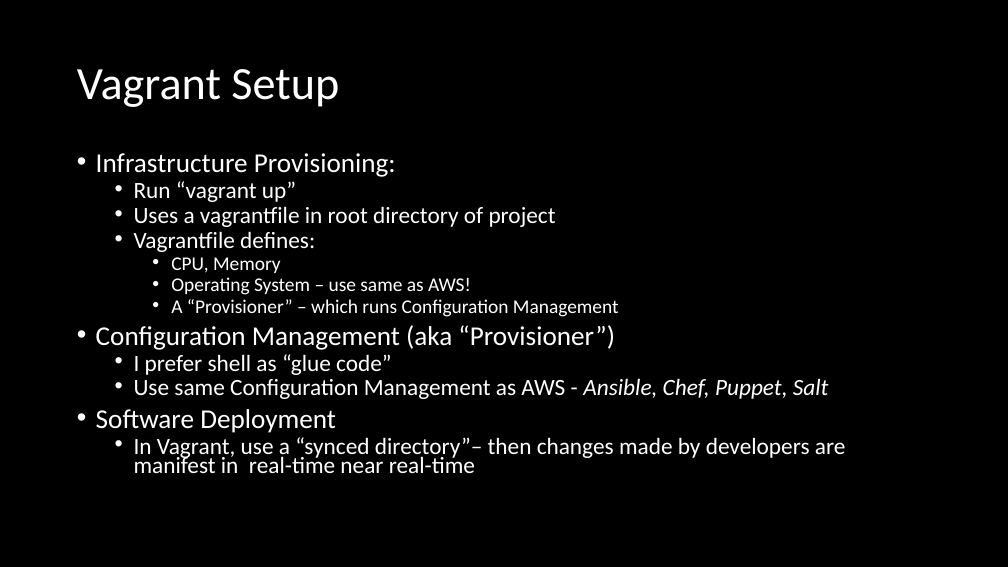
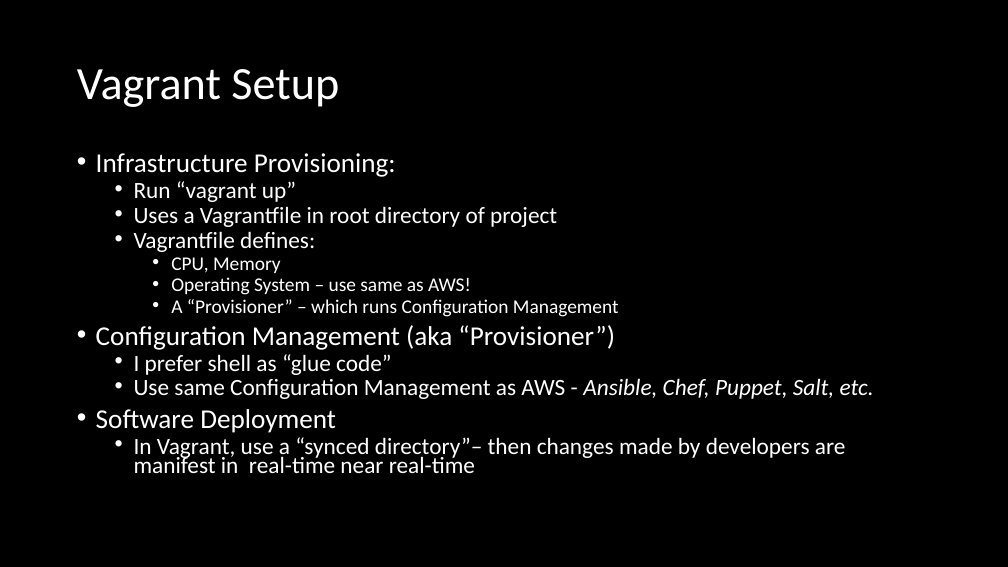
Before and after one commit to colinbjohnson/vagrant-aws-flow, a slide deck: slide 17 of docs/vagrant-to-aws-flow.pptx. Drawn at 1008x567 pixels with LibreOffice and Linux fonts; fonts in the diff are those of the drawing. Boxes give left, top, right and bottom in pixels: in the first picture for what was removed or moved away, otherwise in the second. Text is boxed around its words. In the diff, an @@ line names an element or a change of style, - is before the commit and + after.

Commit message:
quick updates to Vagrant to AWS Flow Document

```diff
--- a/docs/vagrant-to-aws-flow.pptx
+++ b/docs/vagrant-to-aws-flow.pptx
@@ text at bbox=[134, 206, 557, 227]: text changed @@
-  • Uses a vagrantfile in root directory of project
+  • Uses a Vagrantfile in root directory of project
@@ text at bbox=[134, 378, 874, 399]: text changed @@
-  • Use same Configuration Management as AWS - Ansible, Chef, Puppet, Salt
+  • Use same Configuration Management as AWS - Ansible, Chef, Puppet, Salt, etc.
```
Also in this commit, not shown: 4 other slides changed.
